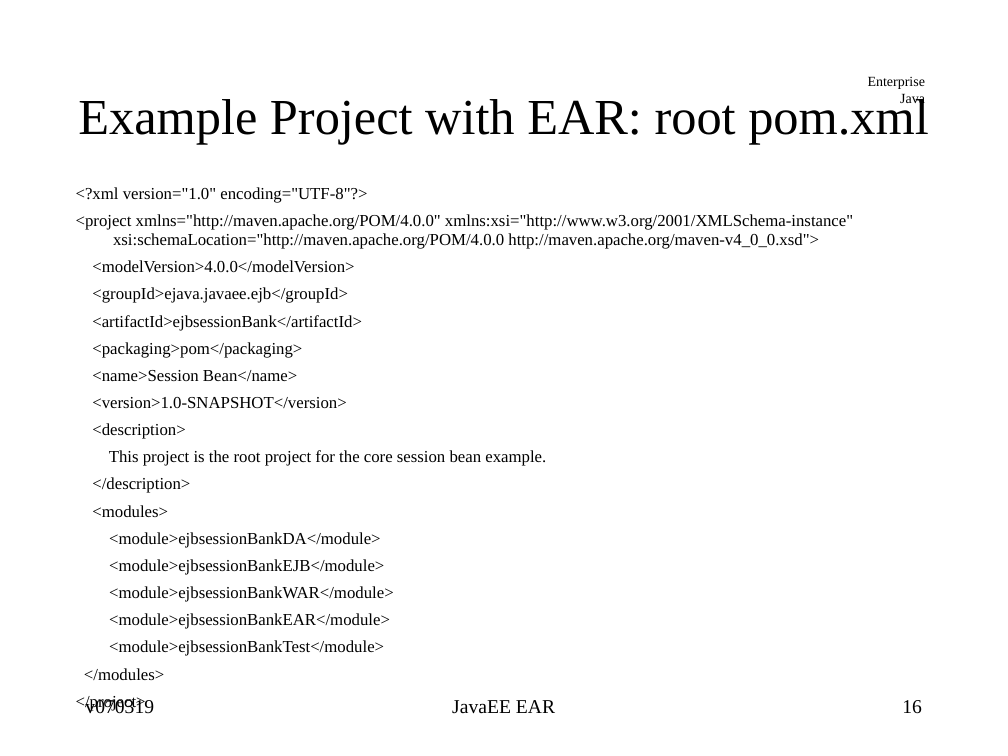
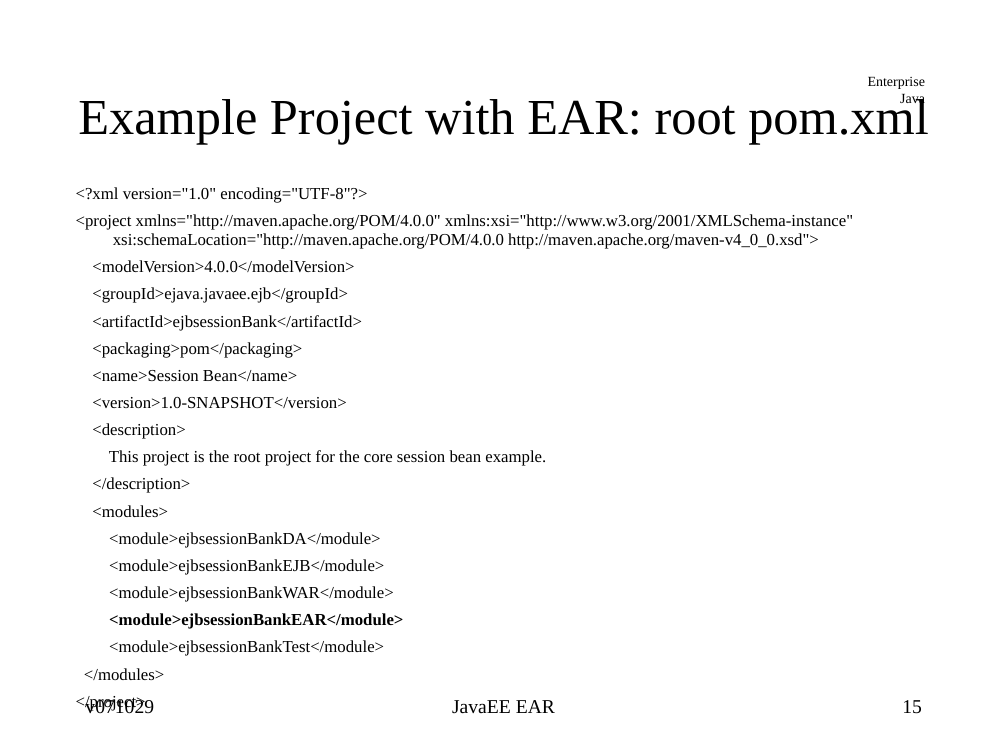
Before and after one commit to jcstaff/ejava-javaee, a slide deck: slide 15 of course-docs/src/site/resources/lectures/javaeeEAR.ppt (slide 16 before the commit). Drawn at 1008x756 pixels with LibreOffice and Linux fonts; fonts in the diff are those of the drawing. Boxes give left, top, right and bottom in pixels: in the first picture for what was removed or moved away, otherwise in the second. Text is boxed around its words. In the diff, an @@ line names an element or a change of style, - is before the commit and + after.

```diff
--- a/course-docs/src/site/resources/lectures/javaeeEAR.ppt
+++ b/course-docs/src/site/resources/lectures/javaeeEAR.ppt
@@ text at <box>109,613,403,629</box>: bold on in "<module>ejbsessionBankEAR</module>" @@
@@ text at <box>85,698,154,714</box>: text changed @@
-v070319
+v071029
@@ page number at <box>902,700,922,714</box>: text changed @@
-16
+15
```
Also in this commit, not shown: 16 other slides changed, 9 slides added, 1 slide removed, 7 other files.
